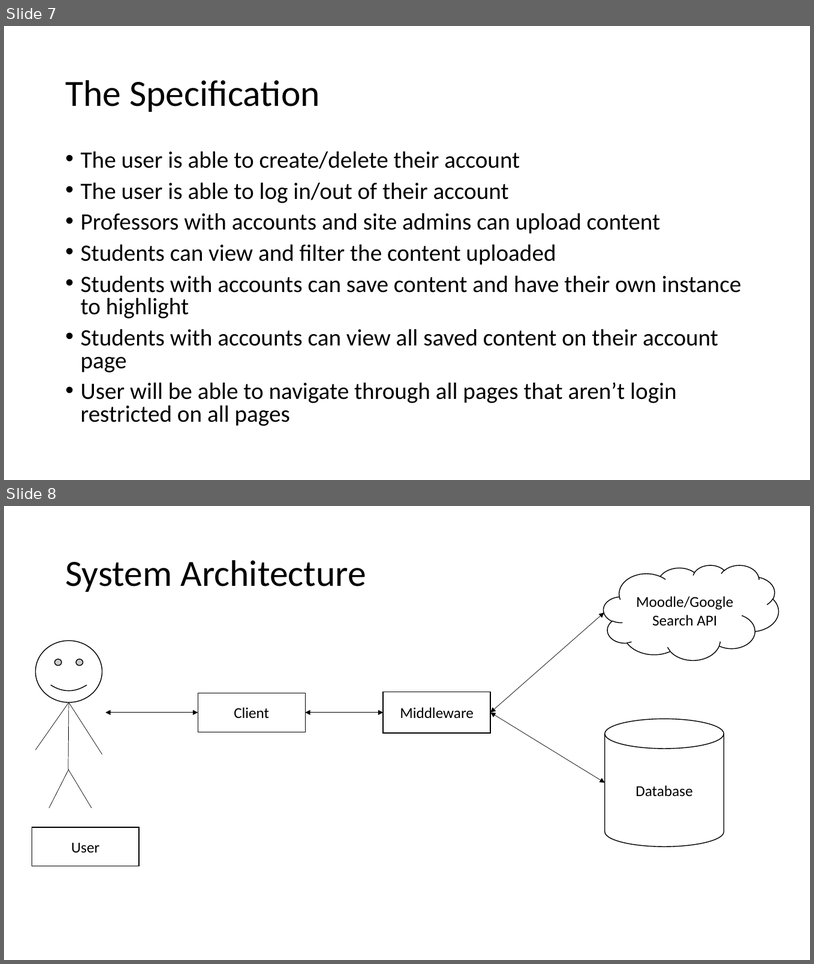
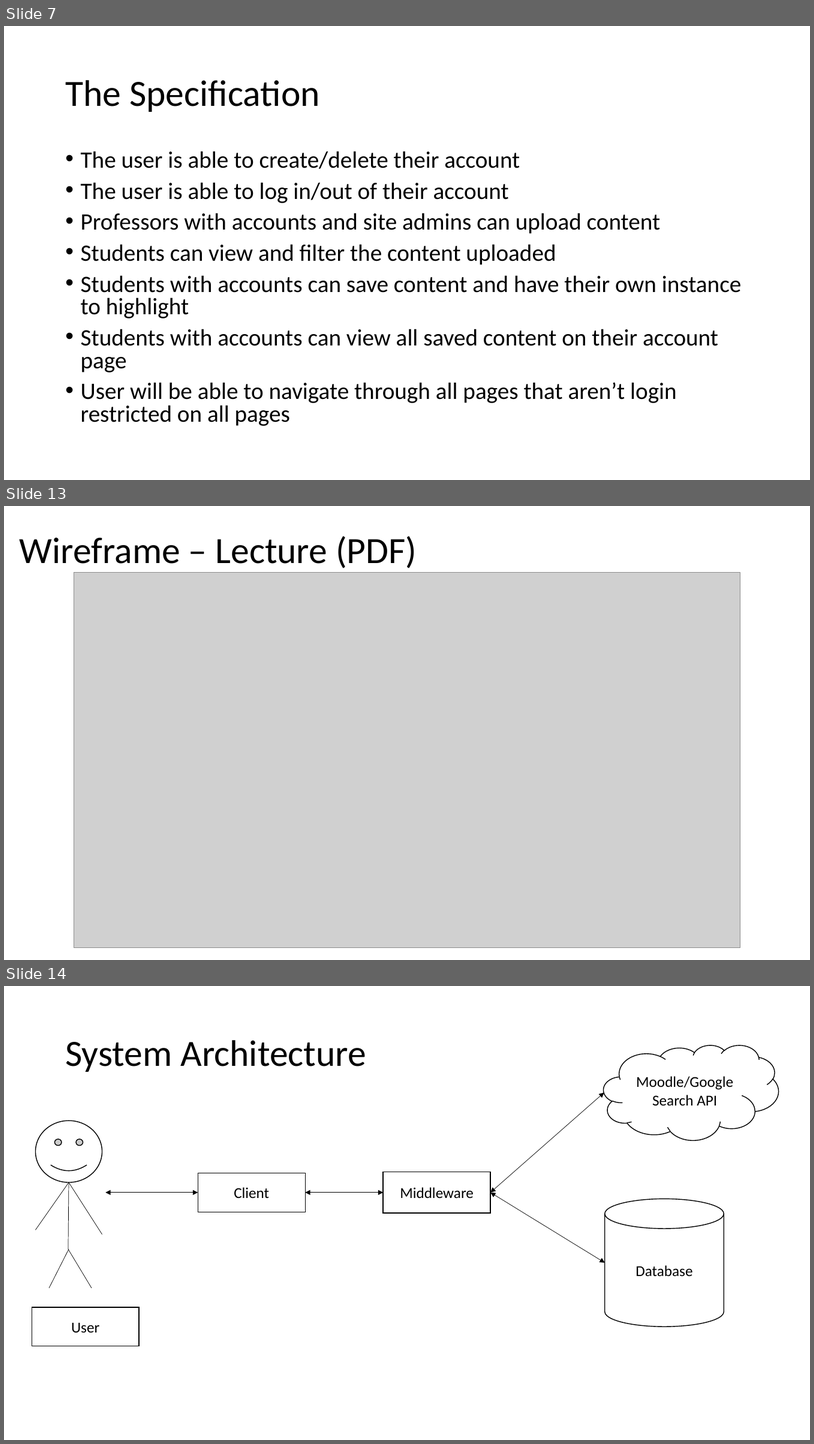
Before and after one commit to Ishitanarsiker/WAD2_GroupProject, a slide deck: DesignSpecification.pptx. Shown one above the other, each under a label of ours: slides 7 and 8 before the commit, slides 7, 13 and 14 after it; the slides between them are not shown. The pictures are 814x964 and 814x1444 pixels, drawn with LibreOffice and Linux fonts; fonts in the diff are those of the drawing; grey boxes stand for pictures. Boxes give left, top, right and bottom in pixels: in the first picture for what was removed or moved away, otherwise in the second. Text is boxed around its words. In the diff, an @@ line names an element or a change of style, - is before the commit and + after.

Commit message:
Finished ERD and associated Tables design.
+Add wireframes

```diff
--- a/DesignSpecification.pptx
+++ b/DesignSpecification.pptx
@@ slide 13 added at <box>4,506,810,960</box>, background #FFFFFF @@
@@ title added at <box>20,536,417,568</box>, 44 pt, text #000000 @@
+Wireframe – Lecture (PDF)
@@ picture added at <box>74,572,740,947</box> @@
@@ what was slide 8 is now slide 14 @@
```
Also in this commit, not shown: 5 other slides added.
